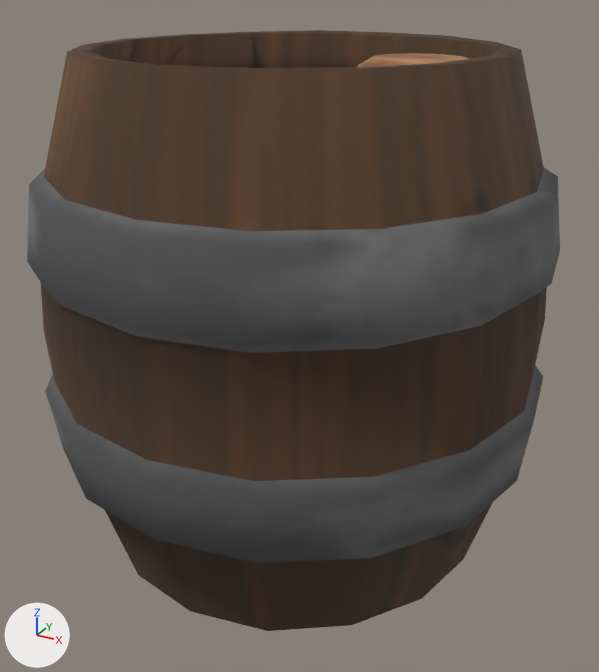
Renders of the FBX model Assets/Models/Visual/Potions/Potion_Barrel.fbx from each side of a commit.
Both versions are drawn from a 50 mm lens placed at (0.484, -0.871, 0.696), pointed at (0.012, -0.012, 0.267). Lighting does not change. The marker at lower left points along +X, +Y and +Z. The older version comes first. Where no turn or scale is listed for an object, it has been applied to the vertices.

Names of what the first picture shows: 'Potion_Barrel'.
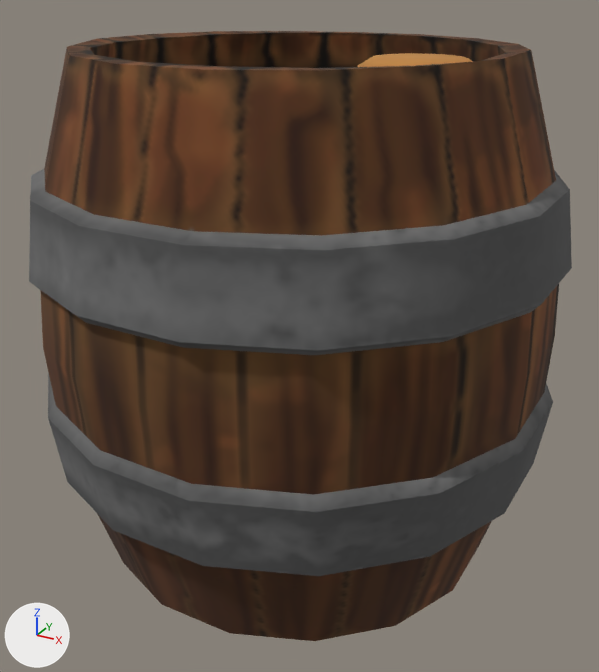
Location of each change, (x1, y1, x2, y2) in pixels of the pictures (599 x 672 px; the box of a moved part takes in the faces that stretch with it):
'Potion_Barrel', reshaped: before (27, 30, 560, 631); after (29, 31, 572, 641)
part 1 of me_potion_barrel, moved or reshaped: before (27, 30, 560, 631); after (29, 31, 572, 641)
part 2 of me_potion_barrel, recoloured: (357, 53, 469, 67) in both

Patch to the scene script:
```diff
--- a/Assets/Models/Visual/Potions/Potion_Barrel.fbx.py
+++ b/Assets/Models/Visual/Potions/Potion_Barrel.fbx.py
@@ img_enviroment_opacity_png @@
+img_enviroment_opacity_png = load_image('Enviroment_Opacity.png', '../../Materials/Ingredients/Textures/Enviroment_Opacity.png', 1024, 1024, 'Non-Color')
@@ img_enviroment_base_color_png @@
+img_enviroment_base_color_png = load_image('Enviroment_Base_color.png', '../../Materials/Ingredients/Textures/Enviroment_Base_color.png', 1024, 1024, 'sRGB')
@@ mat_enviroment @@
+mat_enviroment = bpy.data.materials.new('Enviroment')
+# uses the picture img_enviroment_base_color_png
+# uses the picture img_enviroment_opacity_png
@@ me_potion_barrel @@
 # used by ob_potion_barrel; location = (0.0, 0.0, 0.0)
-me_potion_barrel.from_pydata(...)  # 258 vertices, 256 faces; spans x -0.319..0.318, y -0.317..0.32, z -0.004..0.62
+me_potion_barrel.from_pydata(...)  # 258 vertices, 256 faces; spans x -0.318..0.323, y -0.32..0.321, z -0.016..0.621
+# me_potion_barrel part 1: the loose piece of 209 vertices spanning x -0.319..0.318, y -0.317..0.32, z -0.004..0.62 is turned -100.7 degrees about the z axis through its middle and scaled by 1.02, then moved by (0.004, -0.001, -0.006), in mat_enviroment
+# me_potion_barrel part 2: 48 faces spanning x 0.061..0.199, y -0.017..0.122, z 0.482..0.608 switch from mat_a_checker4 (picture img_a_checker4_base_color_png) to mat_enviroment
```
